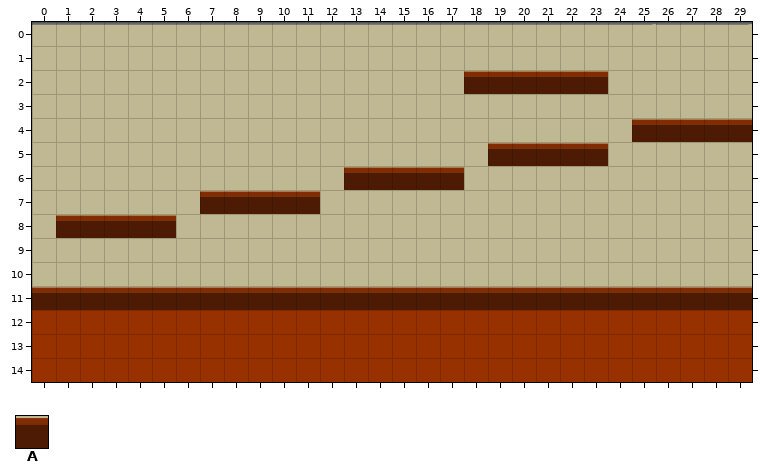
Two states of a Tiled map, area01tileset.tmx. The first picture shows the starting point.
Cells are 32x32 px. Shown: x 0..29, y 0..14.
Key: from "ugh": A 133.
_ is an empty cell.
Layers that did not change in this view are not listed.
Layer "ledges" before, first column x 0:
 0 ______________________________
 1 ______________________________
 2 __________________AAAAAA______
 3 ______________________________
 4 _________________________AAAAA
 5 ___________________AAAAA______
 6 _____________AAAAA____________
 7 _______AAAAA__________________
 8 _AAAAA________________________
 9 ______________________________
10 ______________________________
11 ______________________________
12 ______________________________
13 ______________________________
14 ______________________________
After the commit:
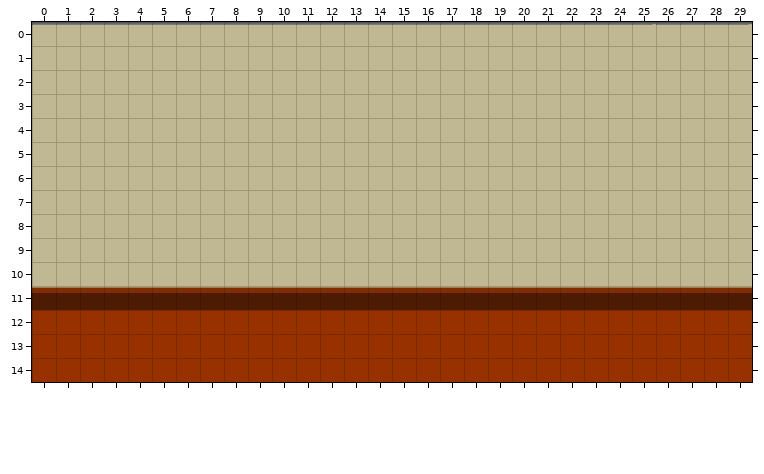
What changed:
{"where": "layer \"ledges\" (now hidden)"}
{"y":2,"x":18,"old":"AAAAAA","new":"______"}
{"y":4,"x":25,"old":"AAAAA","new":"_____"}
{"y":5,"x":19,"old":"AAAAA","new":"_____"}
{"y":6,"x":13,"old":"AAAAA","new":"_____"}
{"y":7,"x":7,"old":"AAAAA","new":"_____"}
{"y":8,"x":1,"old":"AAAAA","new":"_____"}
{"label":"removed","picture_box":[464,71,608,94]}
{"label":"removed","picture_box":[632,119,752,142]}
{"label":"removed","picture_box":[488,143,608,166]}
{"label":"removed","picture_box":[344,167,464,190]}
{"label":"removed","picture_box":[200,191,320,214]}
{"label":"removed","picture_box":[56,215,176,238]}
